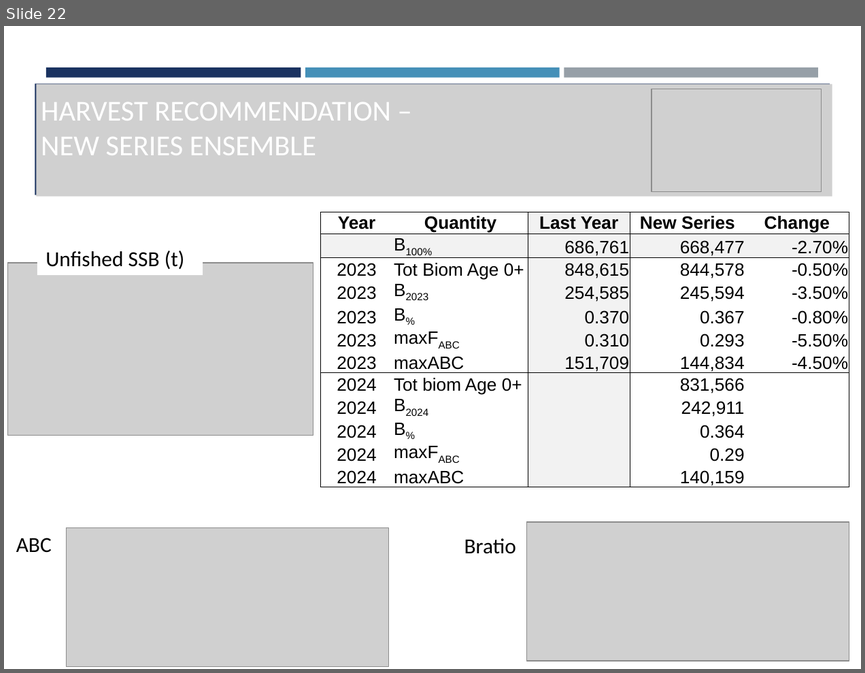
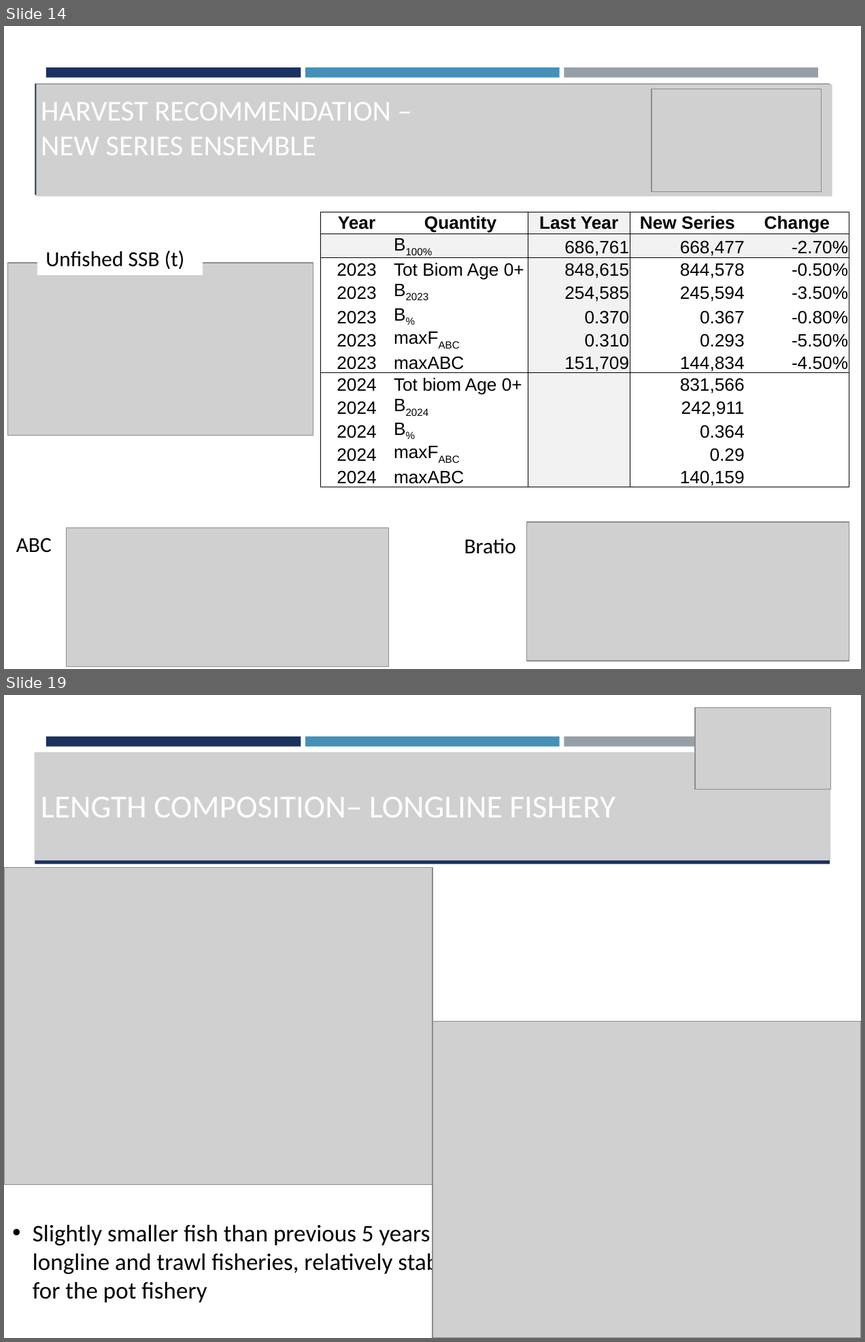
Before and after one commit to afsc-assessments/EBS_PCOD, a slide deck: 2022_ASSESSMENT/NOVEMBER_MODELS/BS_PCOD_SSC_Presentation_2022.pptx. Shown one above the other, each under a label of ours: slide 22 before the commit, slides 14 and 19 after it; the slides between them are not shown. The pictures are 865x673 and 865x1342 pixels, drawn with LibreOffice and Linux fonts; fonts in the diff are those of the drawing; grey boxes stand for pictures. Boxes give left, top, right and bottom in pixels: in the first picture for what was removed or moved away, otherwise in the second. Text is boxed around its words. In the diff, an @@ line names an element or a change of style, - is before the commit and + after.

```diff
--- a/2022_ASSESSMENT/NOVEMBER_MODELS/BS_PCOD_SSC_Presentation_2022.pptx
+++ b/2022_ASSESSMENT/NOVEMBER_MODELS/BS_PCOD_SSC_Presentation_2022.pptx
@@ slide 19 added at (4, 695, 861, 1338), background #FFFFFF; not listed: 4 template elements that a slide beside it also shows @@
@@ picture added at (695, 708, 830, 790) @@
@@ picture added at (35, 752, 831, 860) @@
@@ title added at (41, 797, 615, 817), 27 pt, text #FFFFFF @@
+LENGTH COMPOSITION– LONGLINE FISHERY
@@ picture added at (4, 867, 432, 1184) @@
@@ picture added at (432, 1021, 861, 1338) @@
@@ text added at (33, 1224, 456, 1302), 20 pt, text #000000 @@
+• Slightly smaller fish than previous 5 years in longline and trawl fisheries, relatively stable for the pot fishery
@@ what was slide 22 is now slide 14 @@
```
Also in this commit, not shown: 1 slide changed, 4 other slides added, 8 slides removed, 50 other files.
